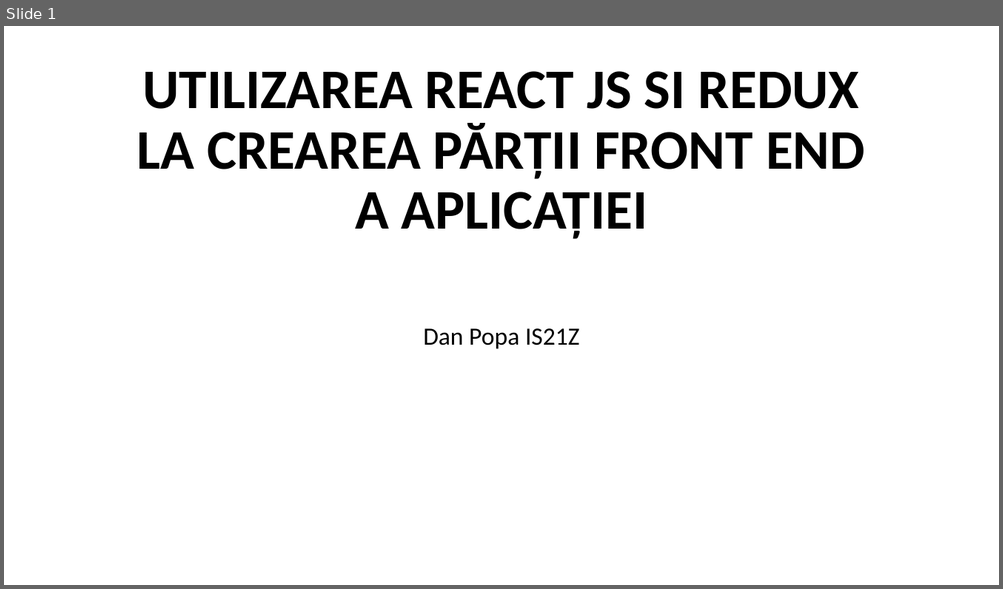
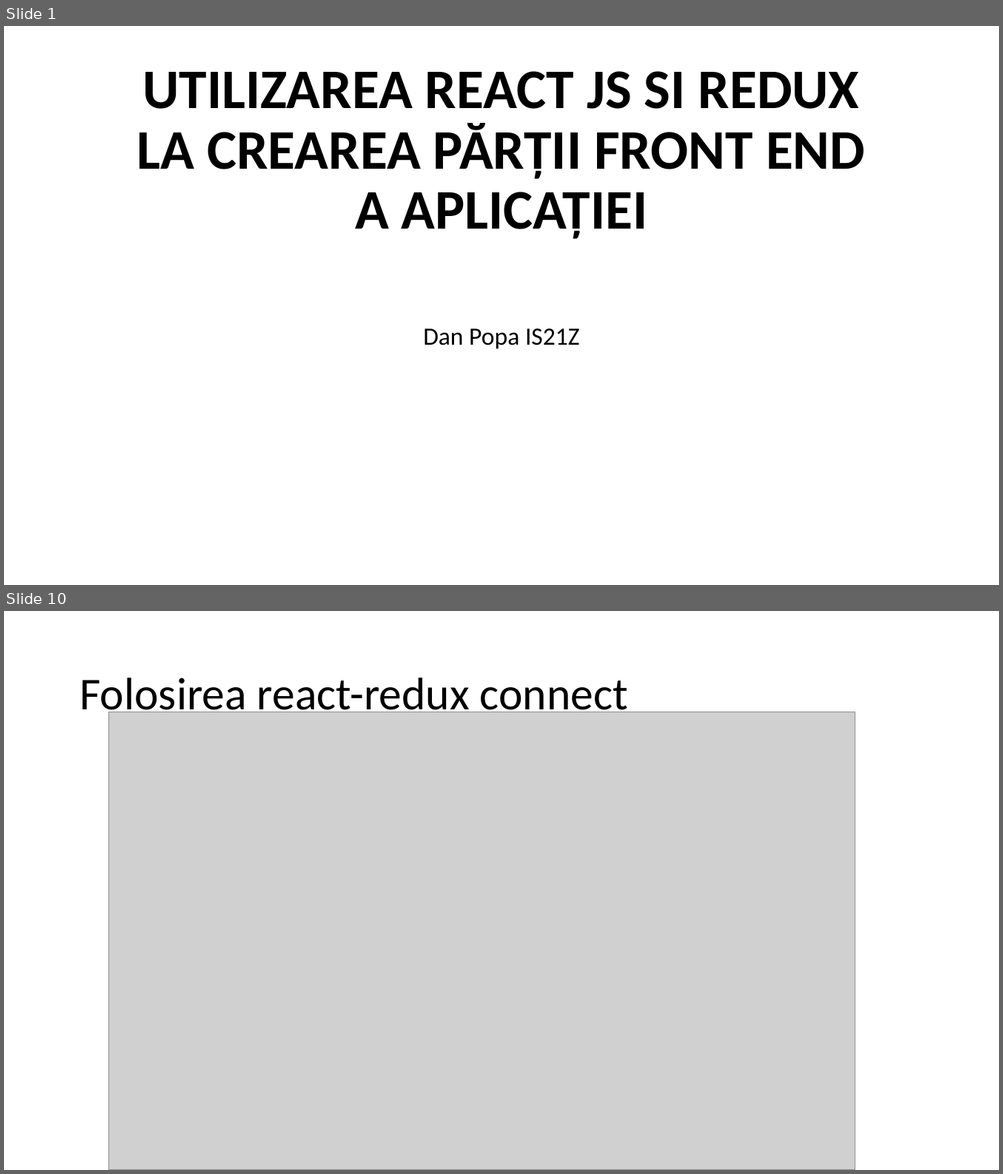
Before and after one commit to cubbK/teza-an2, a slide deck: TezaDanPopaPrezentare.pptx. Shown one above the other, each under a label of ours: slide 1 before the commit, slides 1 and 10 after it; the slides between them are not shown. The pictures are 1003x589 and 1003x1174 pixels, drawn with LibreOffice and Linux fonts; fonts in the diff are those of the drawing; grey boxes stand for pictures. Boxes give left, top, right and bottom in pixels: in the first picture for what was removed or moved away, otherwise in the second. Text is boxed around its words. In the diff, an @@ line names an element or a change of style, - is before the commit and + after.

```diff
--- a/TezaDanPopaPrezentare.pptx
+++ b/TezaDanPopaPrezentare.pptx
@@ slide 10 added at [4,611,999,1170], background #FFFFFF @@
@@ title added at [79,678,628,721], 44 pt, text #000000 @@
+Folosirea react-redux connect
@@ picture added at [108,712,854,1170] @@
```
Also in this commit, not shown: 1 slide changed, 7 other slides added, 1 slide removed, 2 other files.
